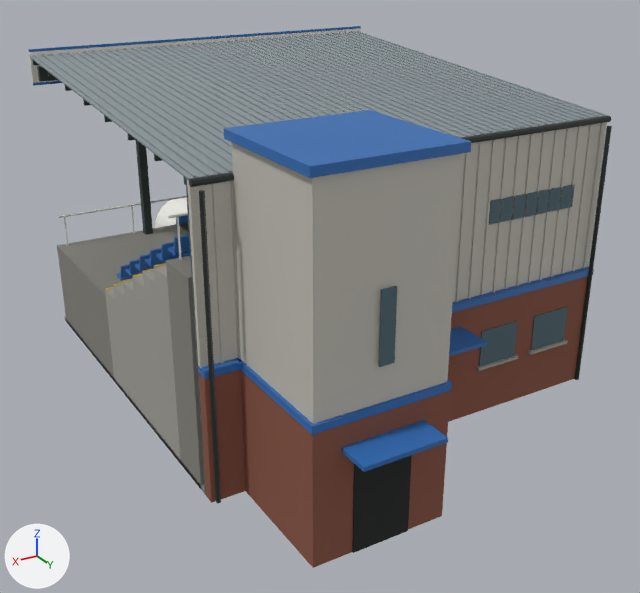
The glTF model assets/models/main_stand_10_tunnel.glb, before and after one commit.
Before and after are seen from a 50 mm lens placed at (12.2, 26.7, 12.1), pointed at (0.1, 6.6, 2.1). The axes (+X, +Y, +Z) are drawn at lower left. The lights are the same throughout. The picture after the commit comes second. Where no turn or scale is listed for an object, it has been applied to the vertices. Vertices at exactly the same position are counted once.

Names of what the first picture shows: 'Main_Club_Primary_Seats', 'Main_Club_Primary_Trim', 'Main_Club_Secondary_Fascia', 'Main_Concrete', 'Main_Concrete_Dark', 'Main_Corrugated_Sheet', 'Main_Gutter', 'Main_Rear_Brick', 'Main_Rear_Cladding', 'Main_Shadow_Gap', 'Main_Steel_Frame', 'Main_Window_Glass' and 4 more.
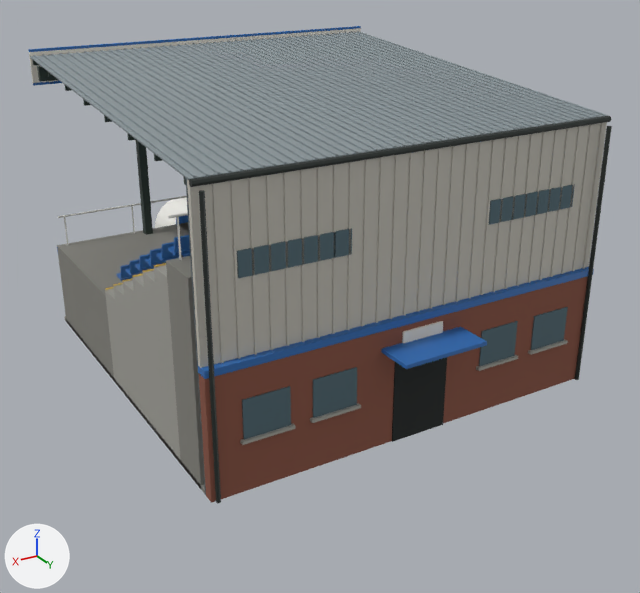
Pixel boxes (x1, y1, x2, y2) of what changed, in the pictures (640 x 593 px; the box of a moved part takes in the faces that stretch with it):
'Main_Rear_Cladding', reshaped (18% shorter): before (187, 122, 607, 424); after (187, 122, 607, 368)
'Main_Rear_Brick', reshaped (22% shorter): before (199, 276, 588, 568); after (198, 276, 588, 503)
'Main_Club_Primary_Trim', reshaped (21% shorter): before (28, 26, 594, 472); after (28, 26, 594, 379)
'Main_Shadow_Gap', reshaped: before (352, 455, 412, 553); after (392, 357, 447, 442)
part 1 of me_podiumband_1, deleted: before (240, 361, 452, 435)
part 2 of me_podiumband_1, deleted (blue): before (224, 110, 471, 178)
part 3 of me_podiumband_1, deleted (blue): before (341, 420, 448, 472)
part 4 of me_rearbrick, deleted (brown): before (241, 371, 450, 568)
part 5 of me_rearclad, deleted: before (232, 142, 462, 424)
part 6 of me_tunnelinside, deleted (black): before (352, 455, 412, 553)
part 7 of me_podiumwindow_10, added (cyan): after (242, 386, 291, 439)
part 8 of me_podiumwindow_10, added (cyan): after (237, 228, 352, 278)
part 9 of me_podiumwindow_10, moved or reshaped: before (378, 286, 397, 367); after (313, 367, 357, 418)

The edits, one by one:
me_podiumband_1 is used by ob_main_club_primary_trim; location (-3.72, -0.02, 2.45).
me_podiumband_1 had 128 vertices, 192 faces and spanned x -2.0..9.5, y -3.9..15.1, z -1.7..6.1.
me_podiumband_1 now has 104 vertices, 156 faces and spans x -2.0..9.5, y -3.9..12.3, z -1.7..6.1.
me_podiumband_1 part 1: the loose piece of 8 vertices spanning x 5.3..8.6, y 11.1..14.4, z 0.7..0.9 is deleted.
me_podiumband_1 part 2: the loose piece of 8 vertices spanning x 5.3..8.7, y 11.1..14.4, z 5.7..5.9 is deleted.
me_podiumband_1 part 3: the loose piece of 8 vertices spanning x 6.0..8.0, y 14.3..15.1, z 0.1..0.2 is deleted.
me_rearbrick is used by ob_main_rear_brick; location (0.0, 11.12, 1.6).
me_rearbrick had 16 vertices, 24 faces and spanned x -5.75..5.75, y -0.15..3.2, z -1.6..1.6.
me_rearbrick now has 8 vertices, 12 faces and spans x -5.75..5.75, y -0.15..0.15, z -1.6..1.6.
me_rearbrick part 4: the loose piece of 8 vertices spanning x 1.6..4.9, y 0.0..3.2, z -1.6..1.6 is deleted.
me_rearclad is used by ob_main_rear_cladding; location (0.0, 11.04, 5.32).
me_rearclad had 240 vertices, 360 faces and spanned x -5.75..5.75, y -0.06..3.23, z -2.12..2.83.
me_rearclad now has 232 vertices, 348 faces and spans x -5.75..5.75, y -0.06..0.1, z -2.12..2.12.
me_rearclad part 5: the loose piece of 8 vertices spanning x 1.65..4.85, y 0.13..3.23, z -2.12..2.83 is deleted.
me_tunnelinside is used by ob_main_shadow_gap; location (0.0, 4.65, 1.25).
me_tunnelinside had 32 vertices, 48 faces and spanned x -1.4..3.95, y -4.65..9.7, z -1.25..1.25.
me_tunnelinside now has 24 vertices, 36 faces and spans x -1.4..1.4, y -4.65..6.65, z -1.25..1.25.
me_tunnelinside part 6: the loose piece of 8 vertices spanning x 2.55..3.95, y 9.66..9.7, z -1.25..1.05 is deleted.
me_podiumwindow_10 is used by ob_main_window_glass; location (-2.6, -0.02, 1.75).
Verts and faces of me_podiumwindow_10; kept vertices keep their numbers, new ones are numbered from 64.
Before the commit, vertices of me_podiumwindow_10: 48 (5.67, 14.34, 2.45) at pixel (393, 362), 49 (5.67, 14.34, 4.05) at pixel (396, 285), 50 (5.67, 14.38, 2.45) at pixel (394, 362), 51 (5.67, 14.38, 4.05) at pixel (397, 286), 52 (6.03, 14.34, 2.45) at pixel (378, 366).
Before the commit, vertices of me_podiumwindow_10: 53 (6.03, 14.34, 4.05) at pixel (380, 289), 54 (6.03, 14.38, 2.45) at pixel (379, 367), 55 (6.03, 14.38, 4.05) at pixel (381, 290).
me_podiumwindow_10 had 64 vertices, 96 faces and spanned x -2.3..7.3, y -0.02..14.38, z -0.35..4.05.
me_podiumwindow_10 now has 80 vertices, 120 faces and spans x -2.3..7.5, y -0.02..11.32, z -0.35..4.05.
me_podiumwindow_10 part 7: a new loose piece, a box spanning x 6.3..7.5, y 11.275..11.325, z -0.35..0.65, in mat_window_glass (cyan #5d7680).
me_podiumwindow_10 part 8: a new loose piece, a box spanning x 4.6..7.4, y 11.12..11.16, z 3.45..4.05, in mat_window_glass (cyan #5d7680).
Part 9, on me_podiumwindow_10:
Vertex 48 moves to (4.5, 11.28, -0.35).
Vertex 50 moves to (4.5, 11.32, -0.35), pixel (356, 404).
Vertex 49 moves to (4.5, 11.28, 0.65), pixel (356, 366).
Vertex 51 moves to (4.5, 11.32, 0.65), pixel (357, 367).
Vertex 52 moves to (5.7, 11.28, -0.35), pixel (312, 417).
Vertex 54 moves to (5.7, 11.32, -0.35), pixel (313, 418).
Vertex 53 moves to (5.7, 11.28, 0.65), pixel (312, 379).
Vertex 55 moves to (5.7, 11.32, 0.65), pixel (313, 380).
